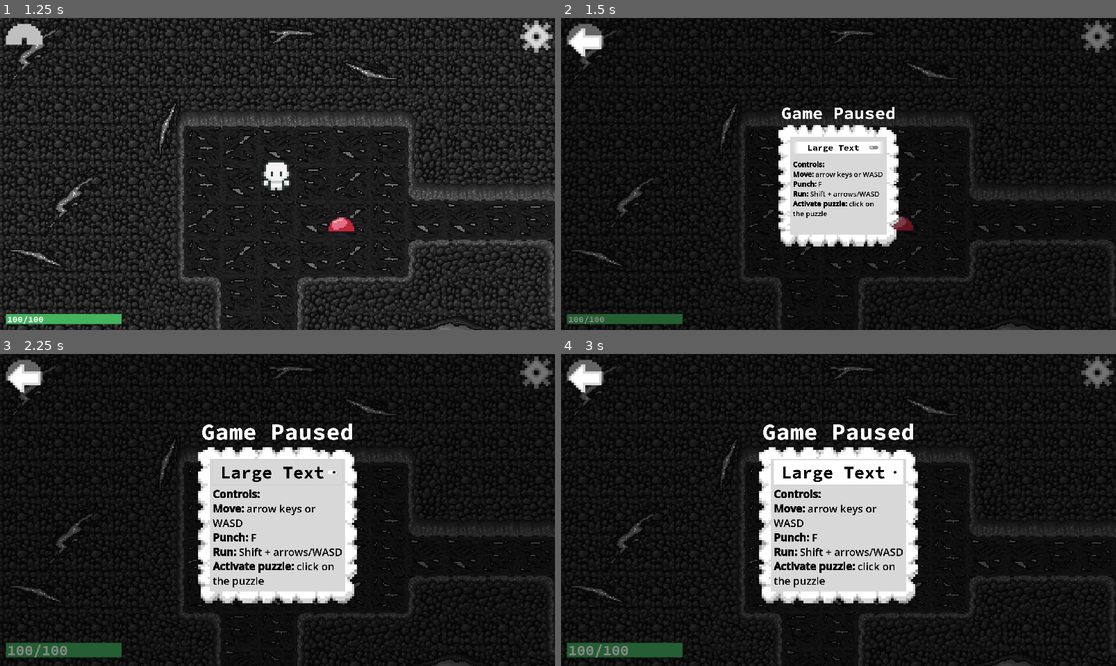
Above: before the commit, frames 1-4 (two rows, left to right).
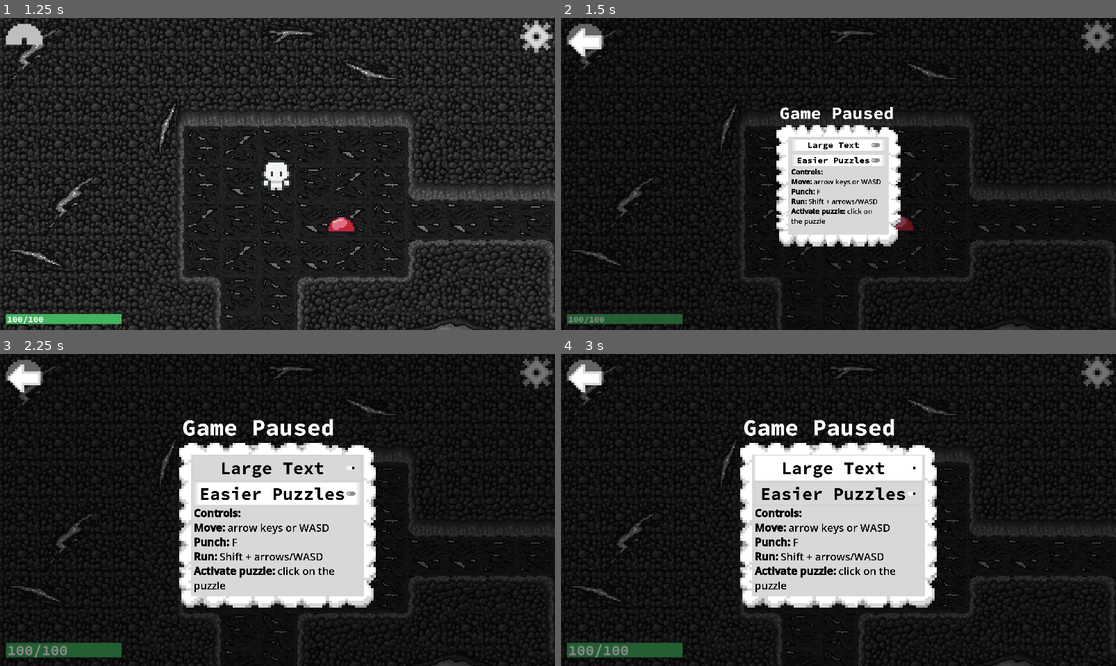
Above: after the commit, the same moments.

Repository: emkartch/ATLS_4140_Final
Game: Godot game, scene res://main.tscn
Same seed, same stepped clock (60 frames per second), same inputs: the game is played once before the commit and once after it.
Inputs (mouse positions are in pixels of both pictures, inside the frame that each line leads up to):
- Up to frame 1 (1.25 s): click "Start" at 0.5 s
- Up to frame 2 (1.5 s): click (1099, 36) at 1.25 s
- Up to frame 3 (2.25 s): click "Large Text" at 2 s
- Up to frame 4 (3 s): click (838, 494) at 2.75 s, where only the run after the commit has a clickable "Easier Puzzles"

Frame 1 is identical in both runs. In frame 2, 3.1% of the frame differs, in the area x 38-62%, y 28-74%; in frame 3, 11%, in the area x 32-68%, y 20-82%; in frame 4, 10%.

Commit message:
Added puzzle difficulty option

Diff:
--- a/the-road-to-rainbow/global_variables.gd
+++ b/the-road-to-rainbow/global_variables.gd
@@ -21,3 +21,5 @@
 var opening_cutscene = true
 
 var puzzle_running = false
+
+var puzzle_difficulty = 50
--- a/the-road-to-rainbow/hud.gd
+++ b/the-road-to-rainbow/hud.gd
@@ -188,3 +188,9 @@
 	await $Cards/Timer.timeout
 	$Cards/Close2.show()
 	$Cards/Close1.hide()
+
+func set_puzzle_difficulty(toggled_on: bool) -> void:
+	if toggled_on:
+		Global.puzzle_difficulty = 25
+	elif not toggled_on:
+		Global.puzzle_difficulty = 50
--- a/the-road-to-rainbow/hud.tscn
+++ b/the-road-to-rainbow/hud.tscn
@@ -260,6 +260,18 @@
 layout_mode = 2
 size_flags_vertical = 3
 
+[node name="EasyCheck" type="CheckButton" parent="Settings/Control/VBoxContainer/PanelContainer/VBoxContainer"]
+layout_mode = 2
+size_flags_vertical = 3
+shortcut = SubResource("Shortcut_gpiub")
+text = "Easier Puzzles"
+alignment = 1
+
+[node name="Spacer3" type="Control" parent="Settings/Control/VBoxContainer/PanelContainer/VBoxContainer"]
+visible = false
+layout_mode = 2
+size_flags_vertical = 3
+
 [node name="Controls" type="RichTextLabel" parent="Settings/Control/VBoxContainer/PanelContainer/VBoxContainer"]
 unique_name_in_owner = true
 layout_mode = 2
@@ -273,11 +285,6 @@
 [b]Run:[/b] Shift + arrows/WASD
 [b]Activate puzzle:[/b] click on the puzzle"
 fit_content = true
-
-[node name="Spacer3" type="Control" parent="Settings/Control/VBoxContainer/PanelContainer/VBoxContainer"]
-visible = false
-layout_mode = 2
-size_flags_vertical = 3
 
 [node name="Spacer4" type="Control" parent="Settings/Control/VBoxContainer/PanelContainer/VBoxContainer"]
 visible = false
@@ -327,6 +334,7 @@
 
 [node name="Cards" type="CanvasLayer" parent="."]
 layer = 5
+visible = false
 
 [node name="Open1" type="TextureRect" parent="Cards"]
 offset_right = 1920.0
@@ -379,3 +387,4 @@
 [connection signal="pressed" from="InLevel/SettingsIconButton" to="." method="_on_settings_icon_button_pressed"]
 [connection signal="pressed" from="Settings/ReturnIcon" to="." method="_on_return_icon_pressed"]
 [connection signal="toggled" from="Settings/Control/VBoxContainer/PanelContainer/VBoxContainer/CheckButton" to="." method="_on_check_button_toggled"]
+[connection signal="toggled" from="Settings/Control/VBoxContainer/PanelContainer/VBoxContainer/EasyCheck" to="." method="set_puzzle_difficulty"]
--- a/the-road-to-rainbow/sliding_puzzle_1_main.gd
+++ b/the-road-to-rainbow/sliding_puzzle_1_main.gd
@@ -36,7 +36,7 @@
 	#print("shuffle issue")
 	var previous = 99
 	var previous_1 = 98
-	for t in range(0,1):
+	for t in range(0,Global.puzzle_difficulty):
 		var tile = randi() % 16
 		if tiles[tile] != $Tile16 and tile != previous and tile != previous_1:
 			var rows = int((tiles[tile].position.y + 483) / ogW)
--- a/the-road-to-rainbow/sliding_puzzle_2_main.gd
+++ b/the-road-to-rainbow/sliding_puzzle_2_main.gd
@@ -33,7 +33,7 @@
 	#print("shuffle issue")
 	var previous = 99
 	var previous_1 = 98
-	for t in range(0,50):
+	for t in range(0,Global.puzzle_difficulty):
 		var tile = randi() % 16
 		if tiles[tile] != $Tile16 and tile != previous and tile != previous_1:
 			var rows = int((tiles[tile].position.y + 483) / ogW)
--- a/the-road-to-rainbow/sliding_puzzle_3_main.gd
+++ b/the-road-to-rainbow/sliding_puzzle_3_main.gd
@@ -33,7 +33,7 @@
 	#print("shuffle issue")
 	var previous = 99
 	var previous_1 = 98
-	for t in range(0,50):
+	for t in range(0,Global.puzzle_difficulty):
 		var tile = randi() % 16
 		if tiles[tile] != $Tile16 and tile != previous and tile != previous_1:
 			var rows = int((tiles[tile].position.y + 483) / ogW)
